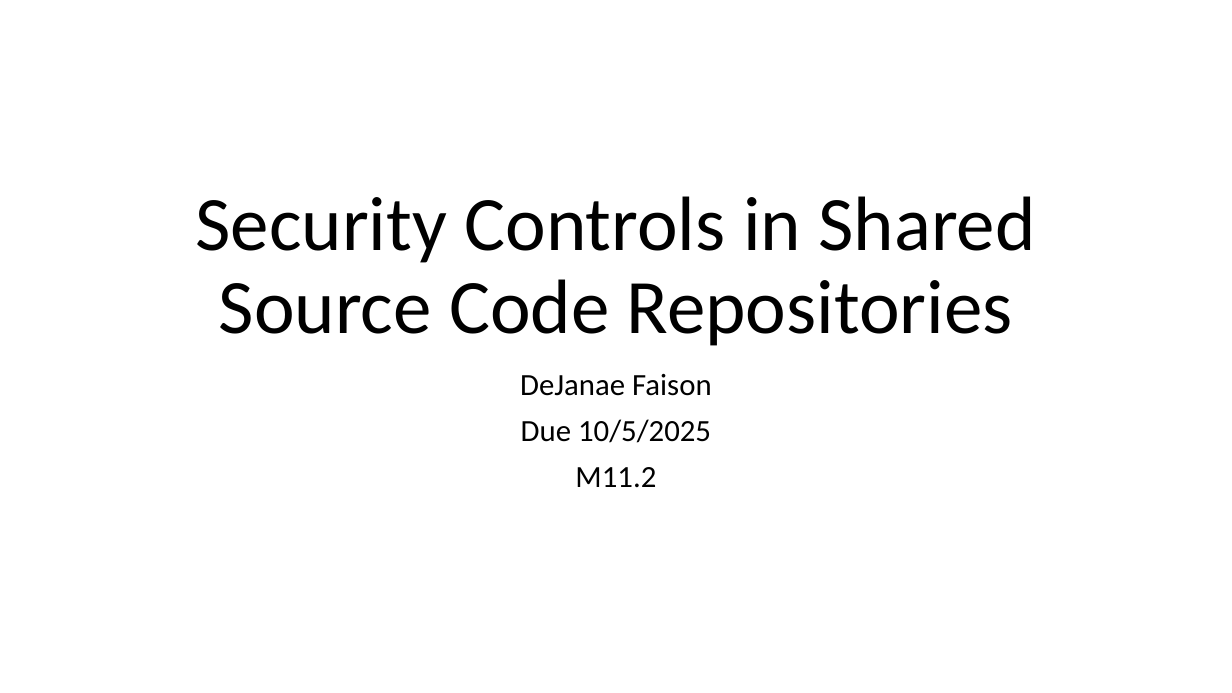
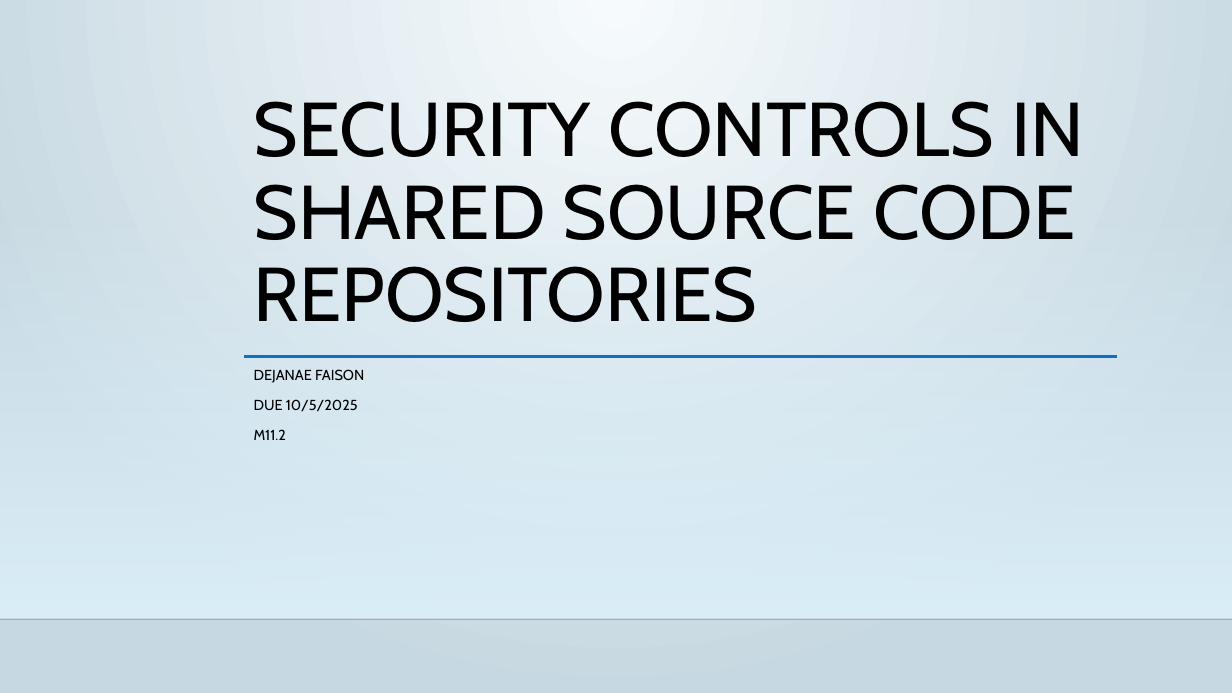
Before and after one commit to D-Faison/csd-380, a slide deck: slide 1 of module-11/Faison_11_SecuirtyControls.pptx. Drawn at 1232x693 pixels with LibreOffice and Linux fonts; fonts in the diff are those of the drawing; background and template pictures are left out. Boxes give left, top, right and bottom in pixels: in the first picture for what was removed or moved away, otherwise in the second. Text is boxed around its words. In the diff, an @@ line names an element or a change of style, - is before the commit and + after.

```diff
--- a/module-11/Faison_11_SecuirtyControls.pptx
+++ b/module-11/Faison_11_SecuirtyControls.pptx
@@ background #FFFFFF to gradient #F6FBFD to #C7D9E2 @@
@@ title at (254, 101, 1084, 322): text changed; size 60 to 59.4 pt; font Calibri to Cabin @@
-Security Controls in Shared Source Code Repositories
+SECURITY CONTROLS IN SHARED SOURCE CODE REPOSITORIES
@@ rectangle added at (0, 204, 1232, 619), fill gradient #DBEFF9 @@
@@ subtitle "DEJANAE FAISON": place and size @@
-subtitle "DEJANAE FAISON" at (520, 374, 712, 487)
+subtitle "DEJANAE FAISON" at (254, 369, 364, 440)
@@ line added from (244, 357) to (1117, 357), #0F6FC6 2.5 pt @@
@@ subtitle at (254, 369, 364, 412): text changed; size 24 to 11.2 pt; font Calibri to Cabin @@
-DeJanae Faison
-Due 10/5/2025
+DEJANAE FAISON
+DUE 10/5/2025
@@ subtitle at (254, 429, 286, 440): size 24 to 11.2 pt, font Calibri to Cabin in "M11.2"; alignment centre to left; line spacing 0.9 to 1 @@
@@ line added from (0, 619) to (1232, 619), #000001 1 pt @@
```
Also in this commit, not shown: 8 other slides changed.
